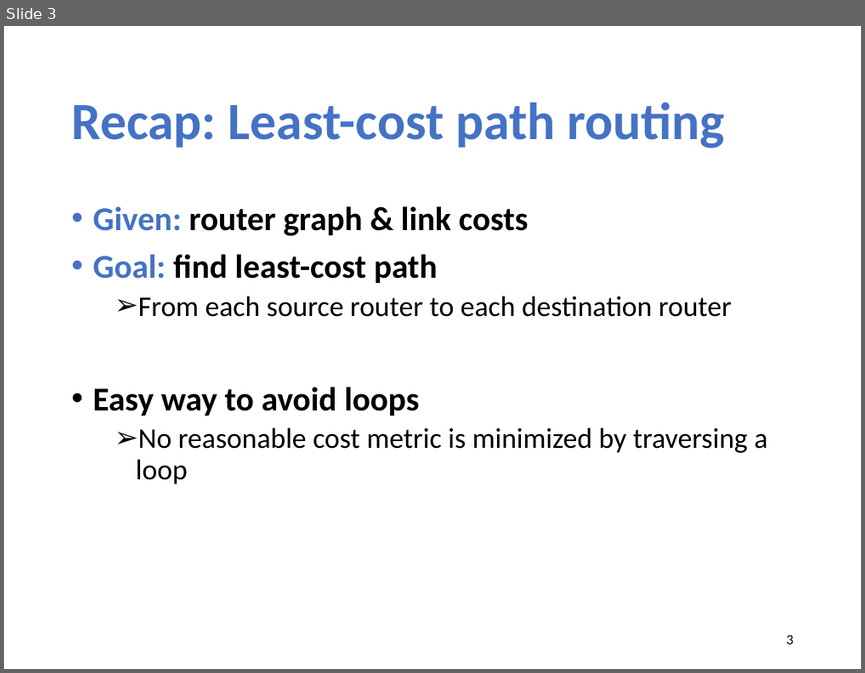
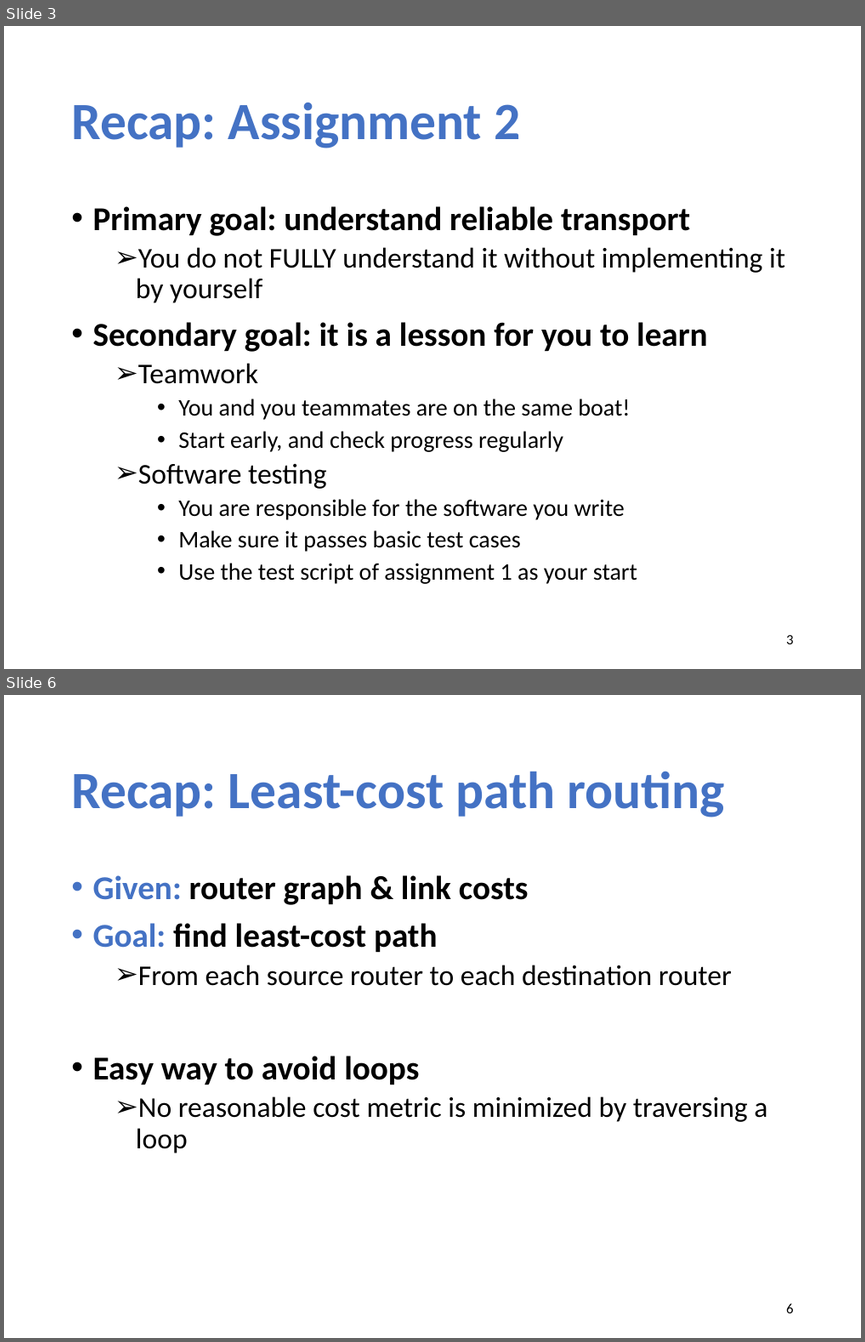
Before and after one commit to xinjin/course-net, a slide deck: slides/lec13_routing_algorithms.pptx. Shown one above the other, each under a label of ours: slide 3 before the commit, slides 3 and 6 after it; the slides between them are not shown. The pictures are 865x673 and 865x1342 pixels, drawn with LibreOffice and Linux fonts; fonts in the diff are those of the drawing. Boxes give left, top, right and bottom in pixels: in the first picture for what was removed or moved away, otherwise in the second. Text is boxed around its words. In the diff, an @@ line names an element or a change of style, - is before the commit and + after.

```diff
--- a/slides/lec13_routing_algorithms.pptx
+++ b/slides/lec13_routing_algorithms.pptx
@@ slide 3 added at bbox=[4, 26, 861, 669], background #FFFFFF @@
@@ title added at bbox=[71, 102, 520, 148], 44 pt, text #4472C4, bold @@
+Recap: Assignment 2
@@ text added at bbox=[93, 206, 785, 584], 20 pt, text #000000 @@
+• Primary goal: understand reliable transport
+  ➢ You do not FULLY understand it without implementing it by yourself
+• Secondary goal: it is a lesson for you to learn
+  ➢ Teamwork
+    • You and you teammates are on the same boat!
+    • Start early, and check progress regularly
+  ➢ Software testing
+    • You are responsible for the software you write
+    • Make sure it passes basic test cases
+    • Use the test script of assignment 1 as your start
@@ page number added at bbox=[786, 635, 793, 644], 12 pt, text #000000 @@
+3
@@ what was slide 3 is now slide 6 @@
@@ page number at bbox=[786, 1303, 793, 1313]: text changed @@
-3
+6
```
Also in this commit, not shown: 4 slides changed, 3 other slides added.
